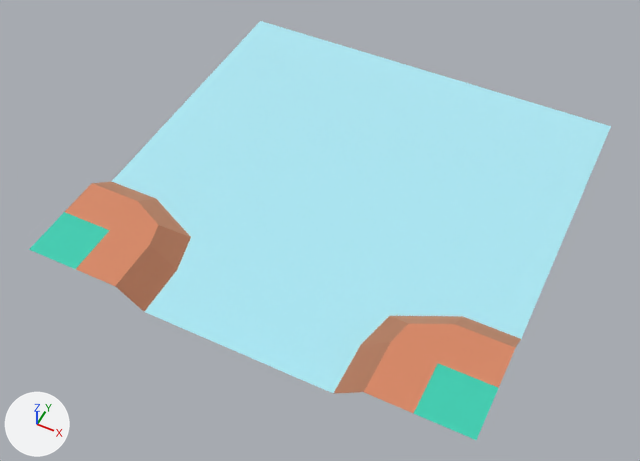
A saved change to the glTF model packs/nature-kit/ground-riversideopen.glb.
One viewpoint serves both versions: a camera (50 mm lens) standing at (0.598, -1.319, 1.379) and looking at (-0.012, -0.098, -0.148). Every picture has the same lights, and +X, +Y and +Z are marked at lower left. The picture after the commit comes second. Where no turn or scale is listed for an object, it has been applied to the vertices.

In view in the first picture: 'ground_riverSideOpen'.
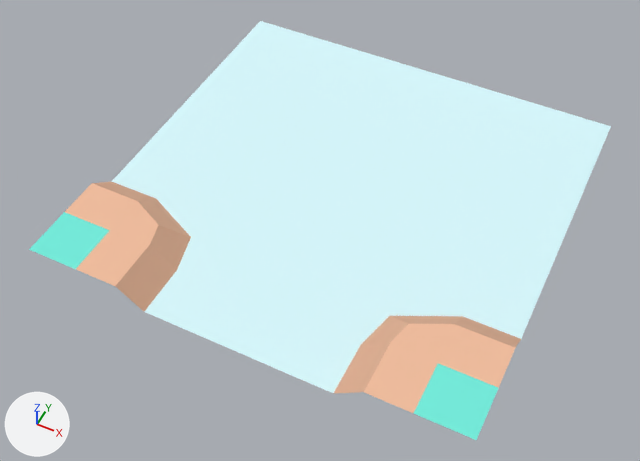
Location of each change, [x1, y1, x2, y2] in pixels of the pictures (640 x 461 px):
'ground_riverSideOpen', surface changed (cyan to beige)
    both: [29, 21, 611, 440]

What the commit changed:
In material 'grass' (mat_grass), metallic goes from 1.0 to 0.0.
In material 'dirtDark' (mat_dirtdark), metallic goes from 1.0 to 0.0.
In material 'dirt' (mat_dirt), metallic goes from 1.0 to 0.0.
In material 'water' (mat_water), metallic goes from 1.0 to 0.0.
Object 'tmpParent' (ob_tmpparent) is deleted.
